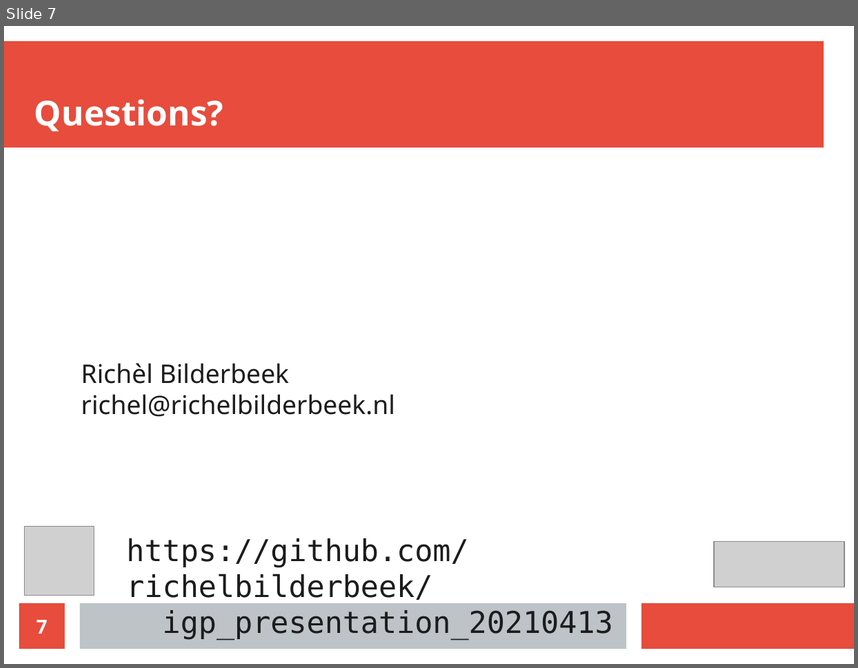
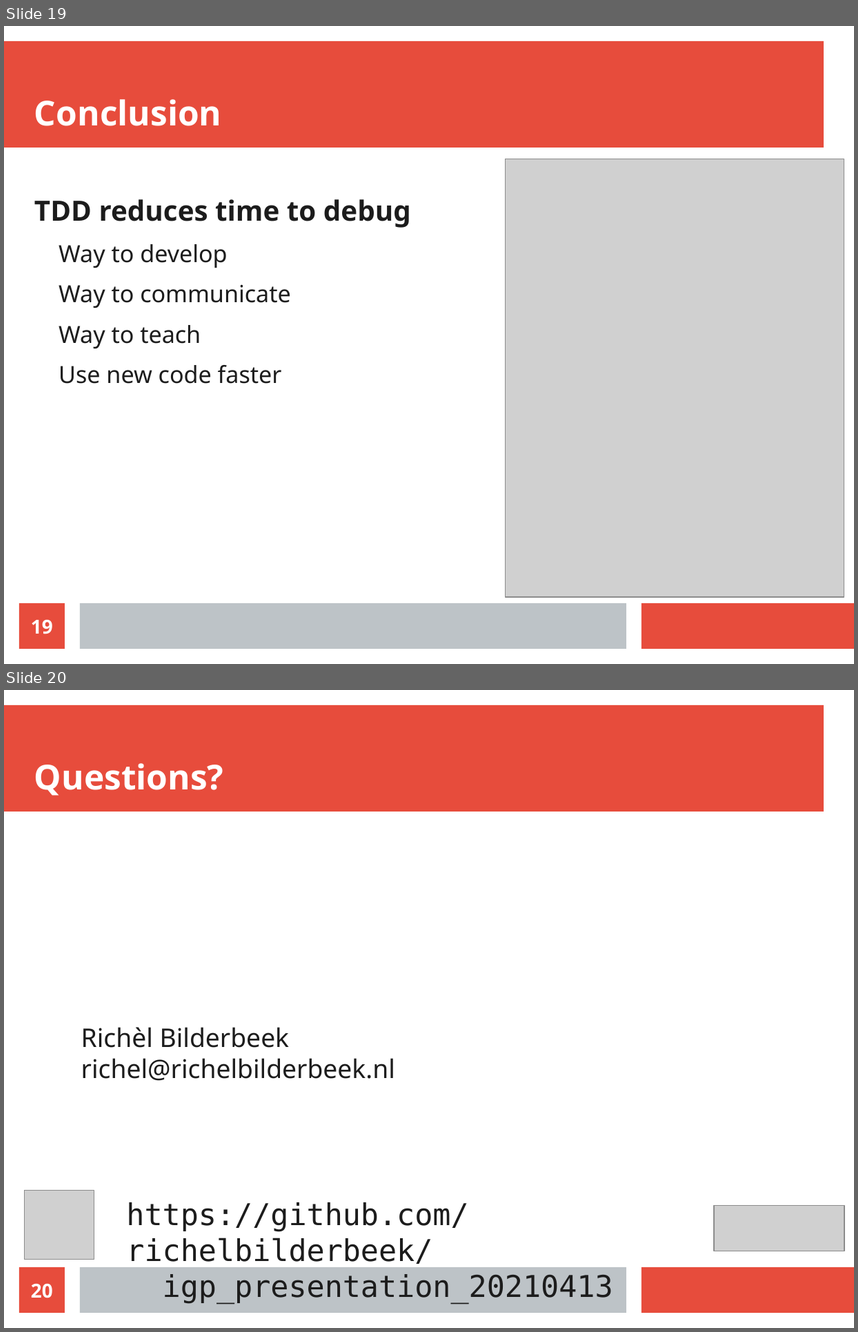
Before and after one commit to richelbilderbeek/nlseb_tdd_20210420, a slide deck: nlseb_tdd_20210420.odp. Shown one above the other, each under a label of ours: slide 7 before the commit, slides 19 and 20 after it. The pictures are 858x668 and 858x1332 pixels, drawn with LibreOffice and Linux fonts; fonts in the diff are those of the drawing; grey boxes stand for pictures. Boxes give left, top, right and bottom in pixels: in the first picture for what was removed or moved away, otherwise in the second. Text is boxed around its words. In the diff, an @@ line names an element or a change of style, - is before the commit and + after.

```diff
--- a/nlseb_tdd_20210420.odp
+++ b/nlseb_tdd_20210420.odp
@@ slide 19 added at (4, 26, 854, 664), background #FFFFFF; not listed: 3 template elements that a slide beside it also shows @@
@@ title added at (34, 99, 222, 126), 32 pt, text #FFFFFF, bold @@
+Conclusion
@@ picture added at (506, 158, 845, 597) @@
@@ text added at (34, 199, 411, 383), 22 pt, text #1C1C1C @@
+TDD reduces time to debug
+  Way to develop
+  Way to communicate
+  Way to teach
+  Use new code faster
@@ page number added at (19, 603, 65, 648), fill #E74C3C, 18 pt, text #FFFFFF, bold @@
+19
@@ what was slide 7 is now slide 20 @@
@@ page number at (31, 1283, 53, 1298): text changed @@
-7
+20
```
Also in this commit, not shown: 2 slides changed, 12 other slides added, 1 other file.
